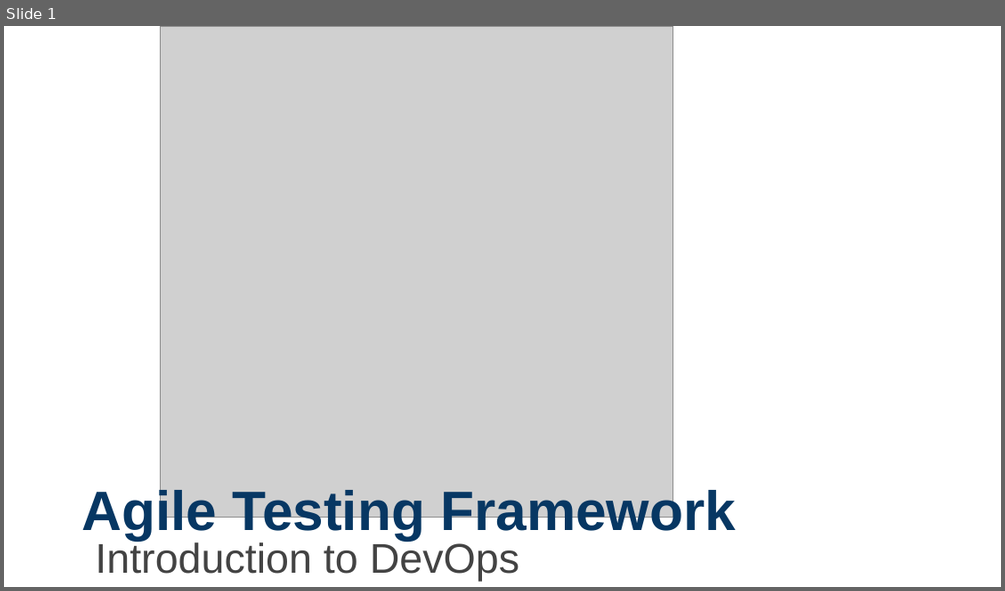
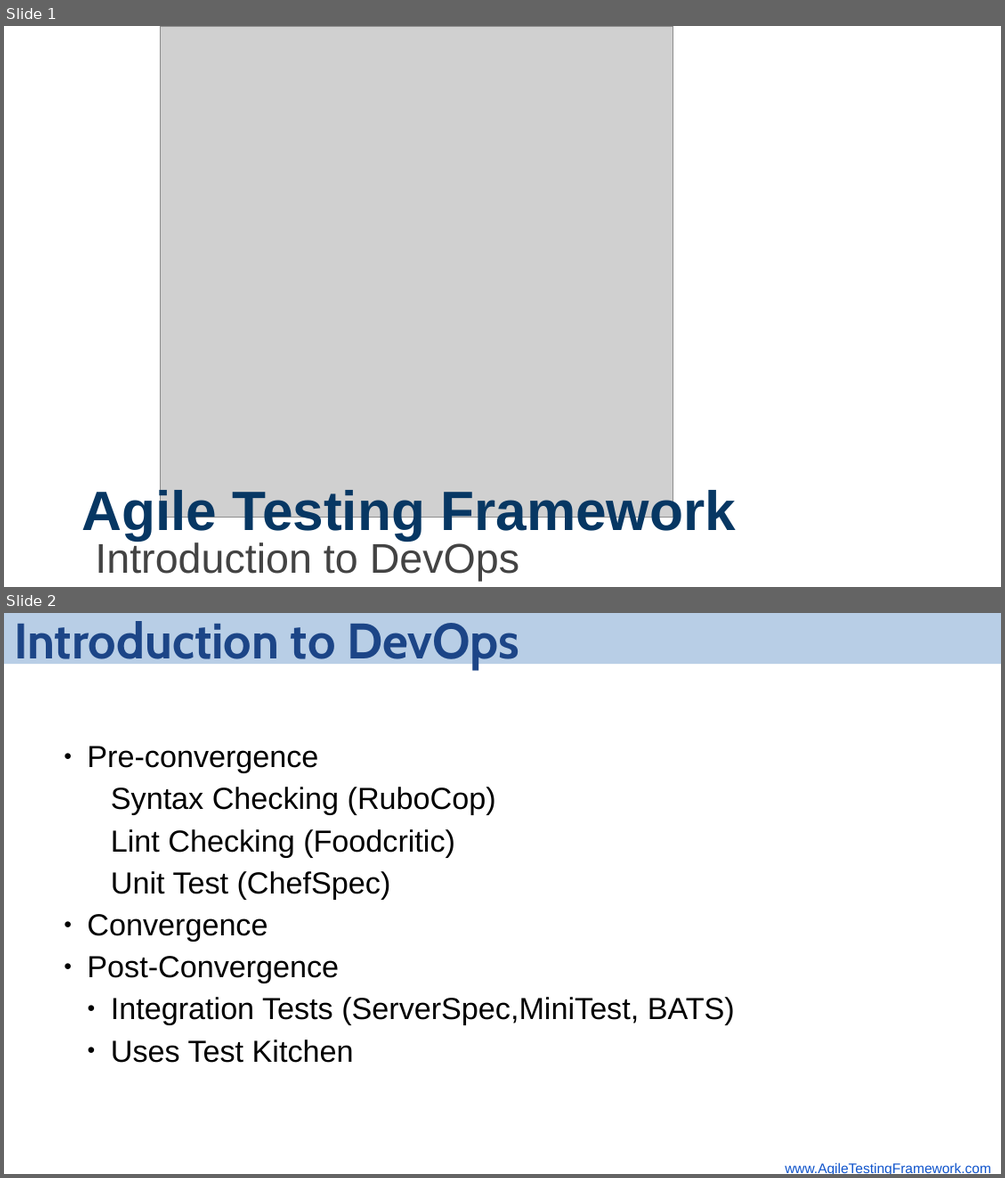
Before and after one commit to srufle/meetup-devops, a slide deck: meetup-devops-slides.odp. Shown one above the other, each under a label of ours: slide 1 before the commit, slides 1 and 2 after it. The pictures are 1005x591 and 1005x1178 pixels, drawn with LibreOffice and Linux fonts; fonts in the diff are those of the drawing; grey boxes stand for pictures; background and template pictures are left out. Boxes give left, top, right and bottom in pixels: in the first picture for what was removed or moved away, otherwise in the second. Text is boxed around its words. In the diff, an @@ line names an element or a change of style, - is before the commit and + after.

Commit message:
Added slides related to the phases of a chef run
* Pre-Converge
* Converge
* Post-Converge

```diff
--- a/meetup-devops-slides.odp
+++ b/meetup-devops-slides.odp
@@ slide 2 added at (4,613,1001,1174), background picture (left out) @@
@@ rectangle added at (4,613,1001,664), fill #729FCF at 50% opacity, 36 pt, text #1C4587, bold @@
+Introduction to DevOps
@@ text added at (87,746,735,1062), 22 pt, text #000000 @@
+● Pre-convergence
+  ● Syntax Checking (RuboCop)
+  ● Lint Checking (Foodcritic)
+  ● Unit Test (ChefSpec)
+● Convergence
+● Post-Convergence
+  ● Integration Tests (ServerSpec,MiniTest, BATS)
+  ● Uses Test Kitchen
@@ text added at (785,1162,991,1174), 10 pt, text #1155CC, underline @@
+www.AgileTestingFramework.com
```
Also in this commit, not shown: 2 slides changed, 1 other slide added.
